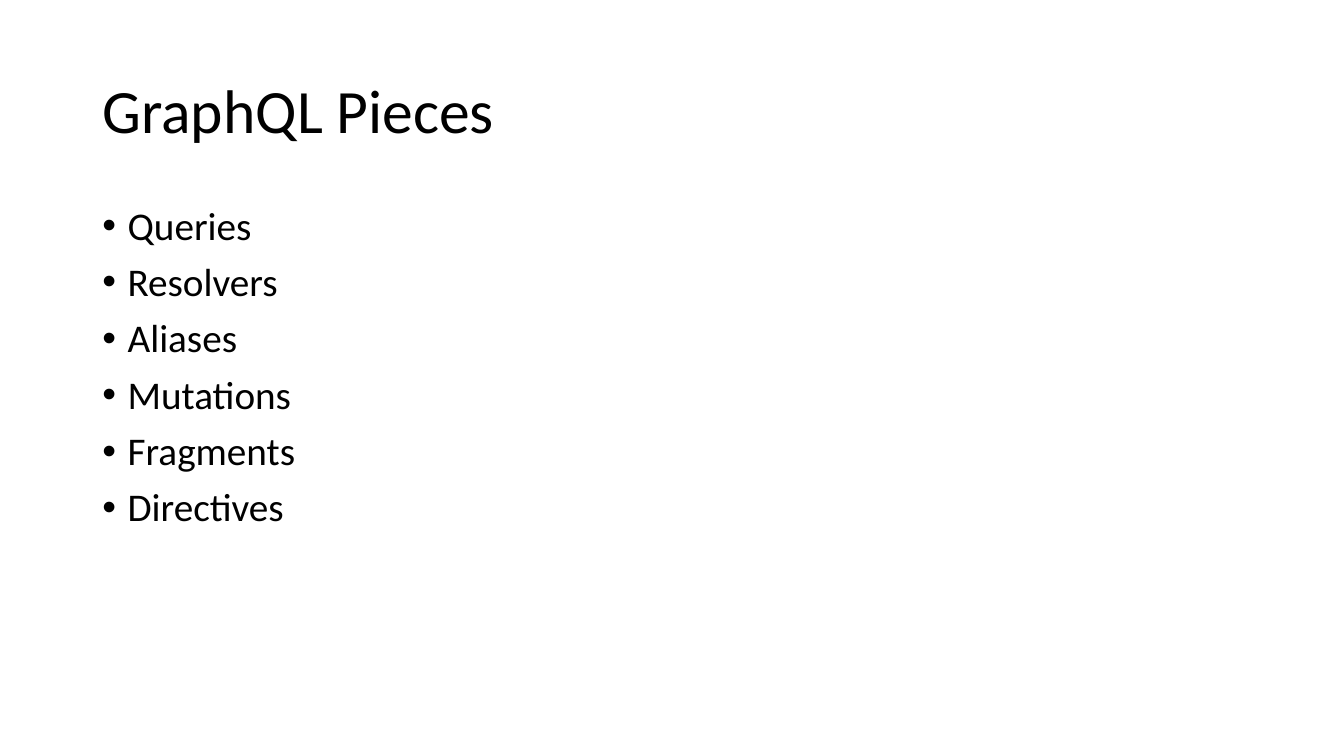
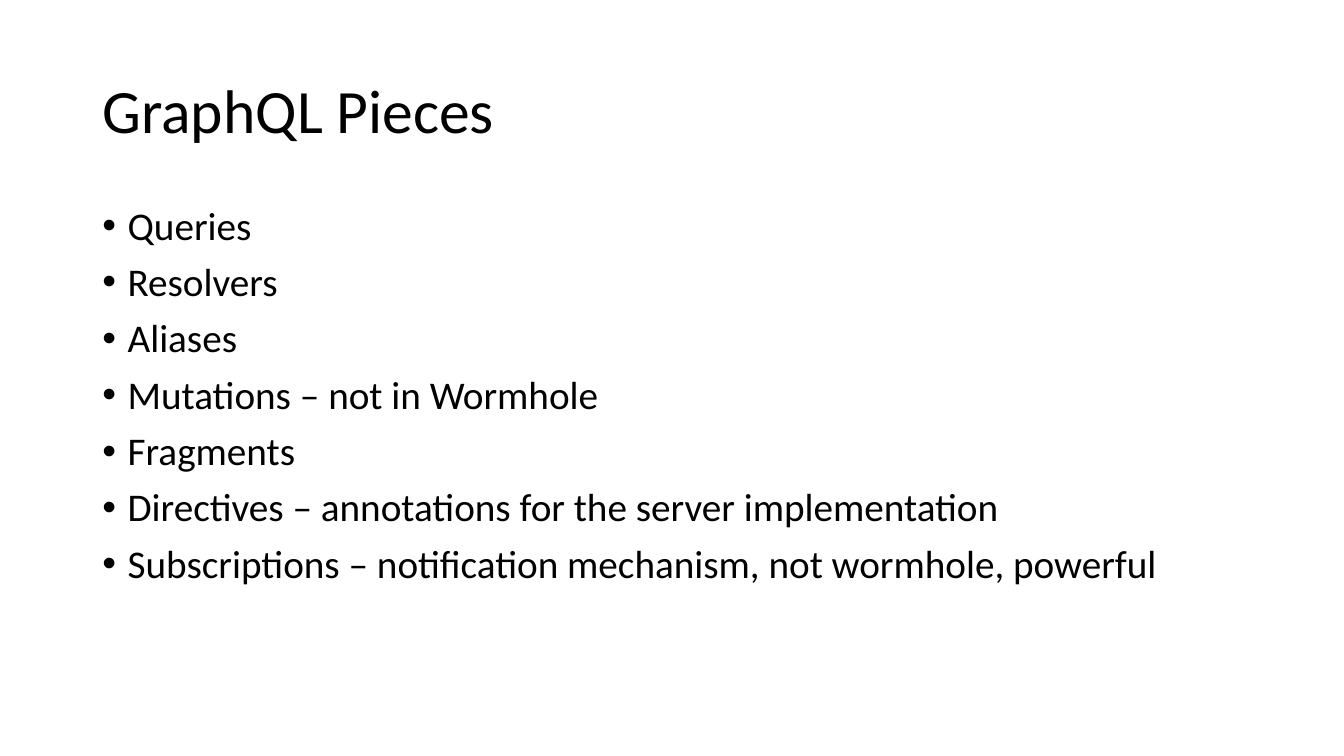
Before and after one commit to AlanCramer/BostonRestaurantInspections, a slide deck: slide 11 of Wormhole.pptx. Drawn at 1344x756 pixels with LibreOffice and Linux fonts; fonts in the diff are those of the drawing. Boxes give left, top, right and bottom in pixels: in the first picture for what was removed or moved away, otherwise in the second. Text is boxed around its words. In the diff, an @@ line names an element or a change of style, - is before the commit and + after.

```diff
--- a/Wormhole.pptx
+++ b/Wormhole.pptx
@@ text at box(128, 381, 598, 410): text changed @@
-• Mutations
+• Mutations – not in Wormhole
@@ text at box(128, 493, 1156, 585): text changed @@
-• Directives
+• Directives – annotations for the server implementation
+• Subscriptions – notification mechanism, not wormhole, powerful
```
Also in this commit, not shown: 3 other slides changed, 2 other files.
